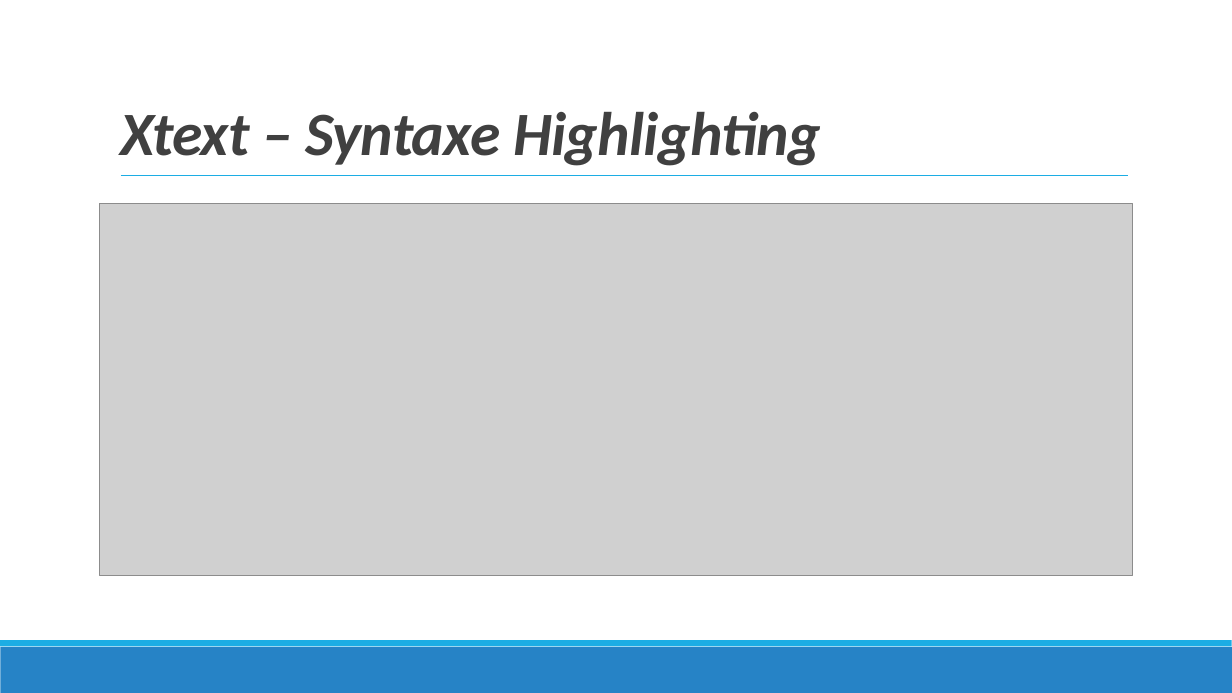
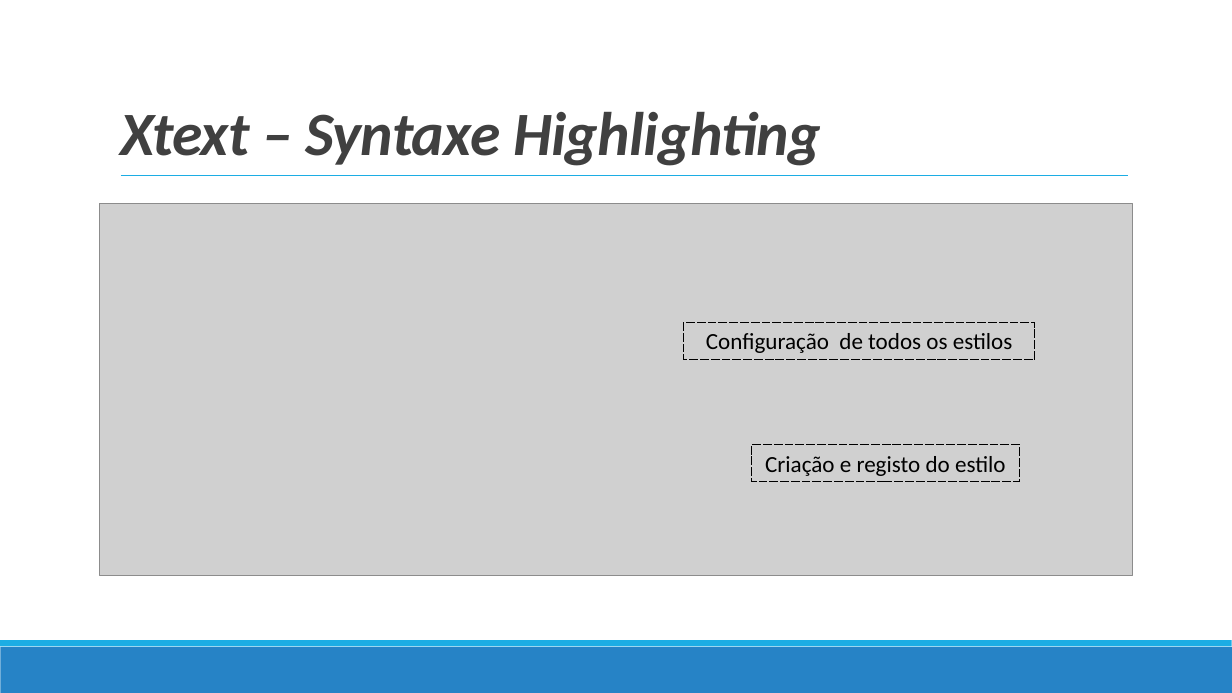
Before and after one commit to TiagoJVO/PDS16inEclipse, a slide deck: slide 14 of Apresentação final/PDS16inEclipse.pptx. Drawn at 1232x693 pixels with LibreOffice and Linux fonts; fonts in the diff are those of the drawing; grey boxes stand for pictures. Boxes give left, top, right and bottom in pixels: in the first picture for what was removed or moved away, otherwise in the second. Text is boxed around its words. In the diff, an @@ line names an element or a change of style, - is before the commit and + after.

```diff
--- a/Apresentação final/PDS16inEclipse.pptx
+++ b/Apresentação final/PDS16inEclipse.pptx
@@ rectangle added at (684, 323, 1035, 360), outline #000000 0.75 pt dashed, 18 pt, text #000000 @@
+Configuração de todos os estilos
@@ rectangle added at (751, 445, 1019, 482), outline #000000 0.75 pt dashed, 18 pt, text #000000 @@
+Criação e registo do estilo
```
Also in this commit, not shown: 5 other slides changed, 1 slide added, 1 slide removed, 54 other files.
